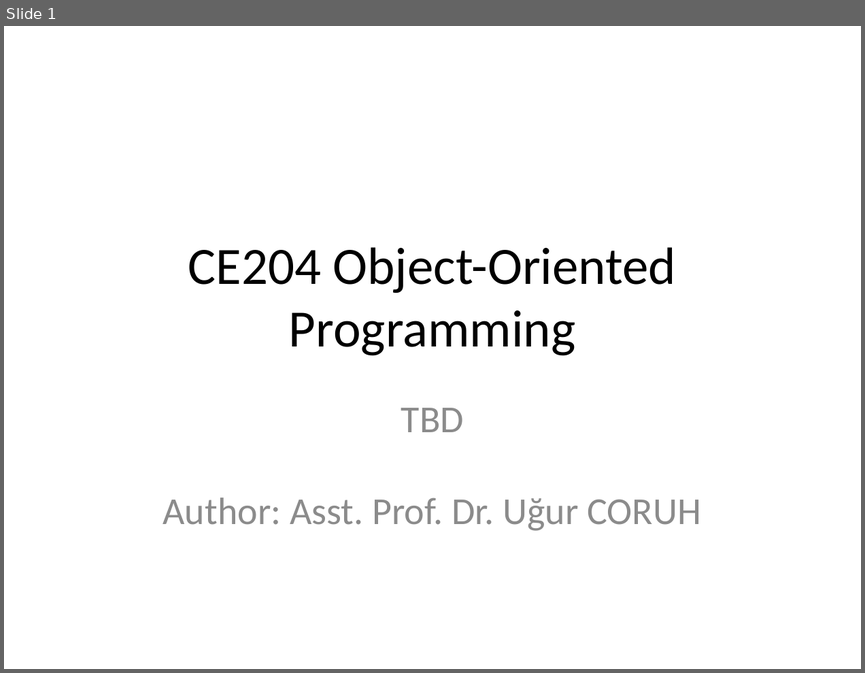
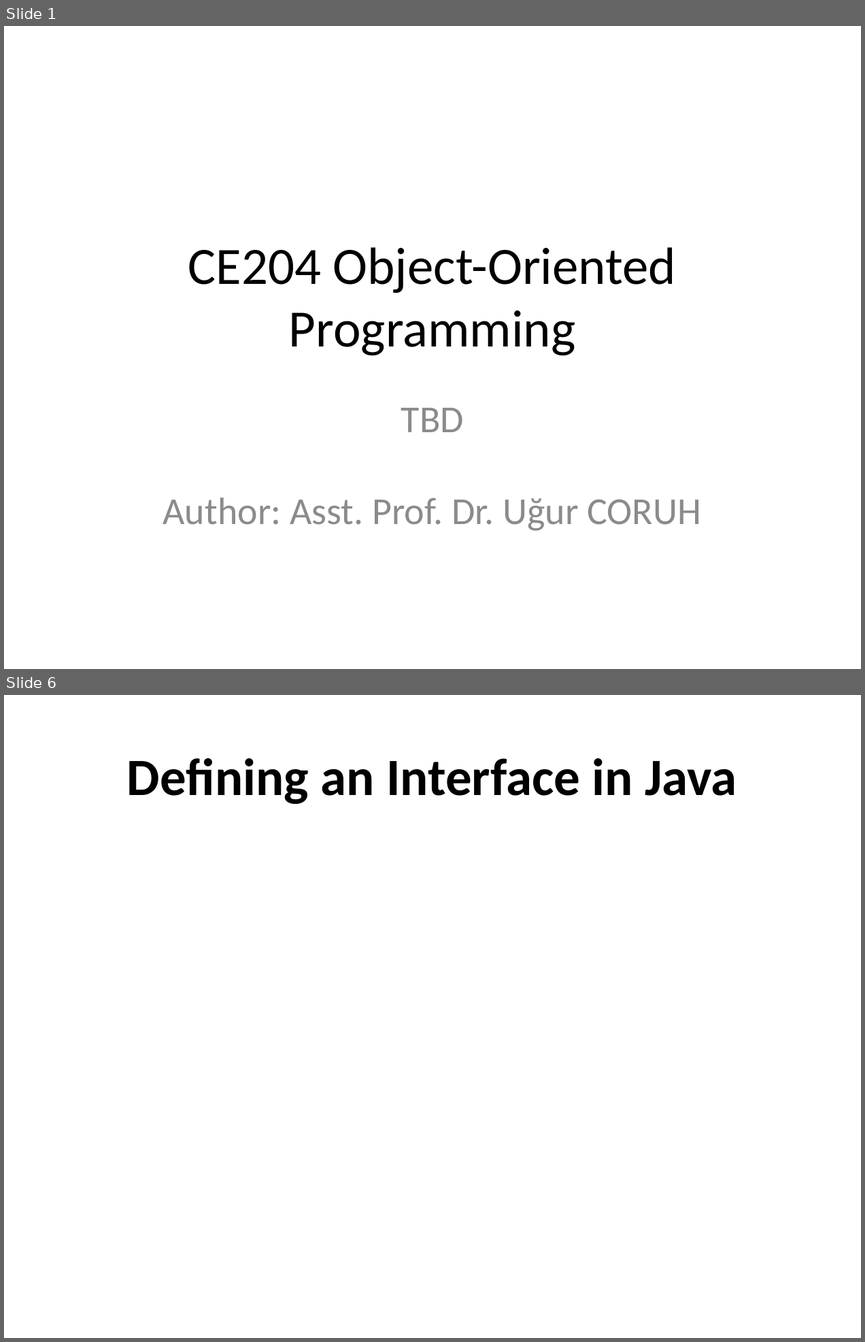
Before and after one commit to ucoruh/ce204-object-oriented-programming, a slide deck: docs/week-3/ce204-week-3.md_word.pptx. Shown one above the other, each under a label of ours: slide 1 before the commit, slides 1 and 6 after it; the slides between them are not shown. The pictures are 865x673 and 865x1342 pixels, drawn with LibreOffice and Linux fonts; fonts in the diff are those of the drawing. Boxes give left, top, right and bottom in pixels: in the first picture for what was removed or moved away, otherwise in the second. Text is boxed around its words. In the diff, an @@ line names an element or a change of style, - is before the commit and + after.

```diff
--- a/docs/week-3/ce204-week-3.md_word.pptx
+++ b/docs/week-3/ce204-week-3.md_word.pptx
@@ slide 6 added at box(4, 695, 861, 1338), background #FFFFFF @@
@@ title added at box(127, 758, 737, 804), 44 pt, text #000000, bold @@
+Defining an Interface in Java
```
Also in this commit, not shown: 1 slide changed, 74 other slides added, 4 slides removed, 8 other files.
